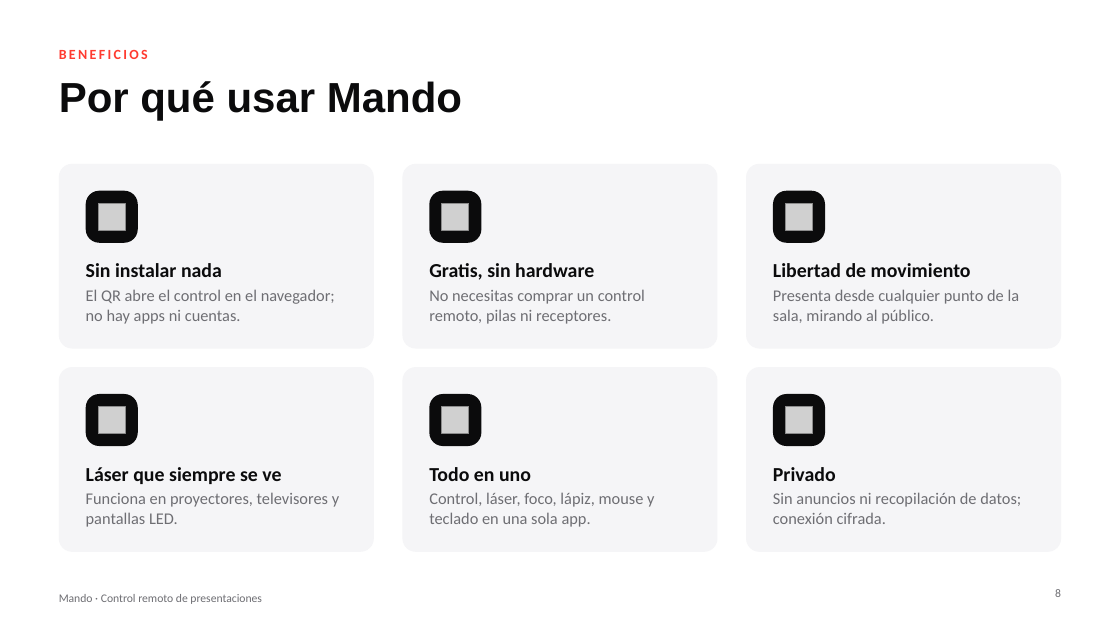
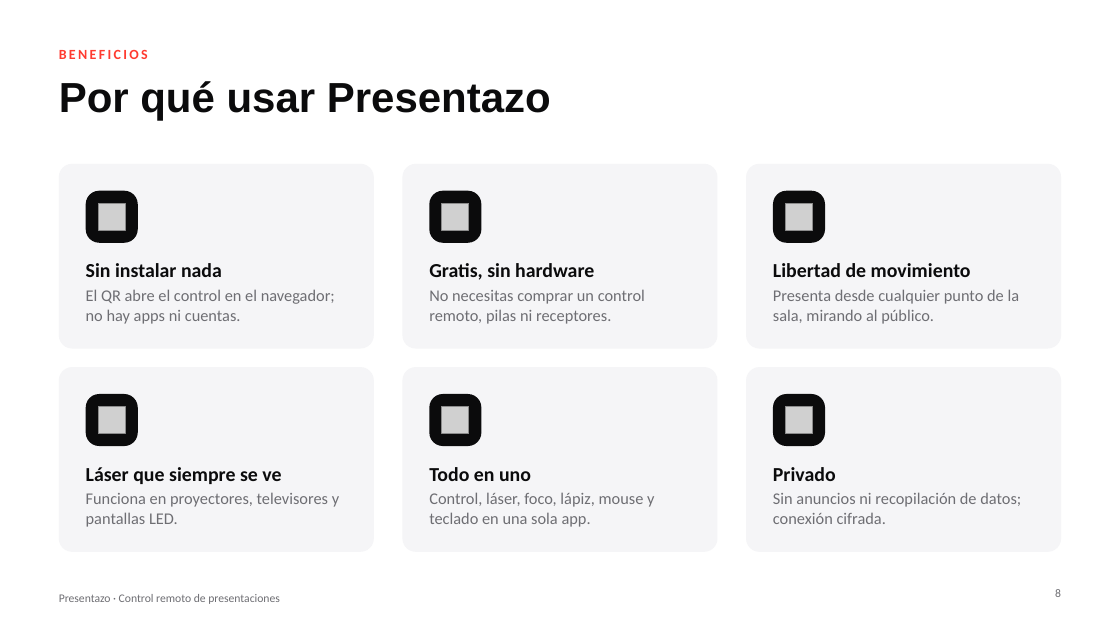
Before and after one commit to mjmc4498/mando, a slide deck: slide 8 of presentacion/mando.pptx. Drawn at 1120x630 pixels with LibreOffice and Linux fonts; fonts in the diff are those of the drawing; grey boxes stand for pictures. Boxes give left, top, right and bottom in pixels: in the first picture for what was removed or moved away, otherwise in the second. Text is boxed around its words. In the diff, an @@ line names an element or a change of style, - is before the commit and + after.

```diff
--- a/presentacion/mando.pptx
+++ b/presentacion/mando.pptx
@@ title at bbox=[59, 81, 551, 121]: text changed @@
-Por qué usar Mando
+Por qué usar Presentazo
@@ text at bbox=[59, 594, 280, 604]: text changed @@
-Mando · Control remoto de presentaciones
+Presentazo · Control remoto de presentaciones
```
Also in this commit, not shown: 13 other slides changed, 1 other file.
